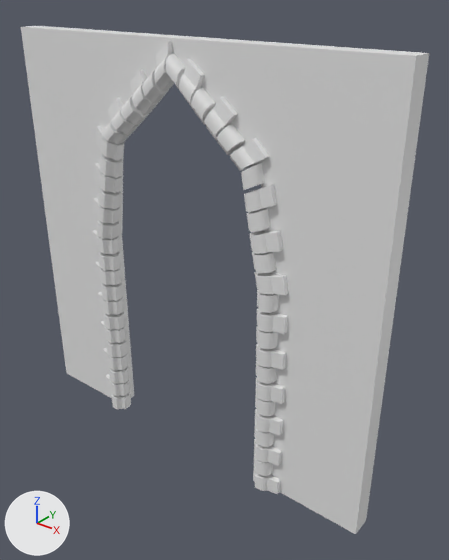
One commit to the Blender file Basic Room/Church Door 4x4x0.2.blend: the scene before it, then after it.
The view is the same before and after, from a 50 mm lens placed at (3.58, -4.03, 4.42), pointed at (0.32, 0.04, 1.9). Every picture has the same lights, and +X, +Y and +Z are marked at lower left.

Objects in the first picture: 'ArchwayArray', 'Church Door(B) 4x4x0.2'.
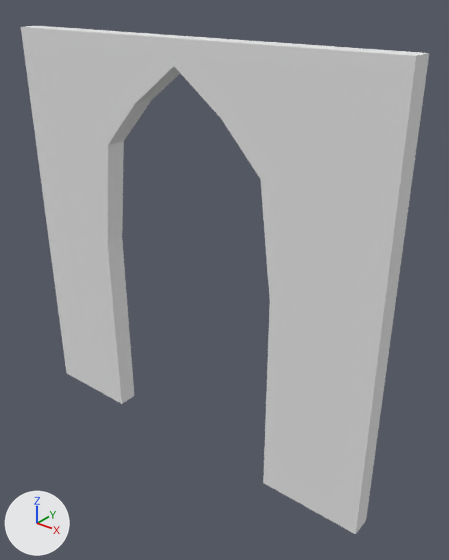
What changed in the scene script:
```text
Change ob_archwayarray:
    add ob_archwayarray.hide_viewport = True
```

What differs and where, as boxes (x1, y1, x2, y2) in the pictures (449 x 560 px):
'ArchwayArray', hidden: before (92, 41, 289, 494)
